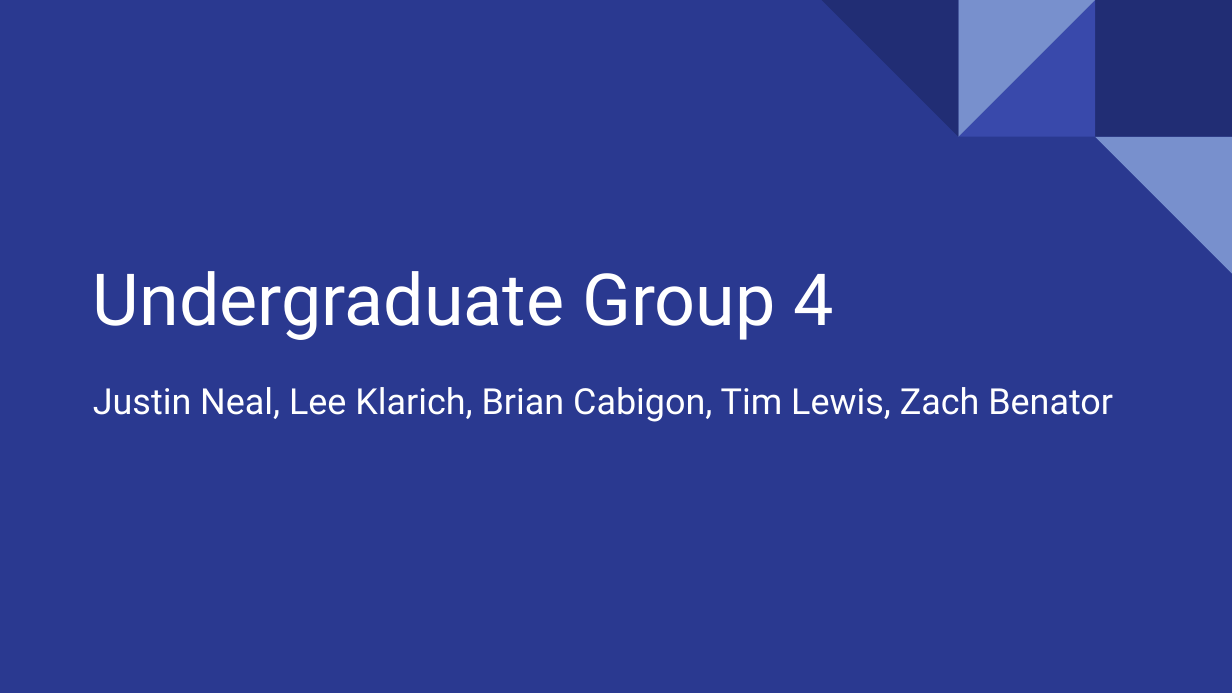
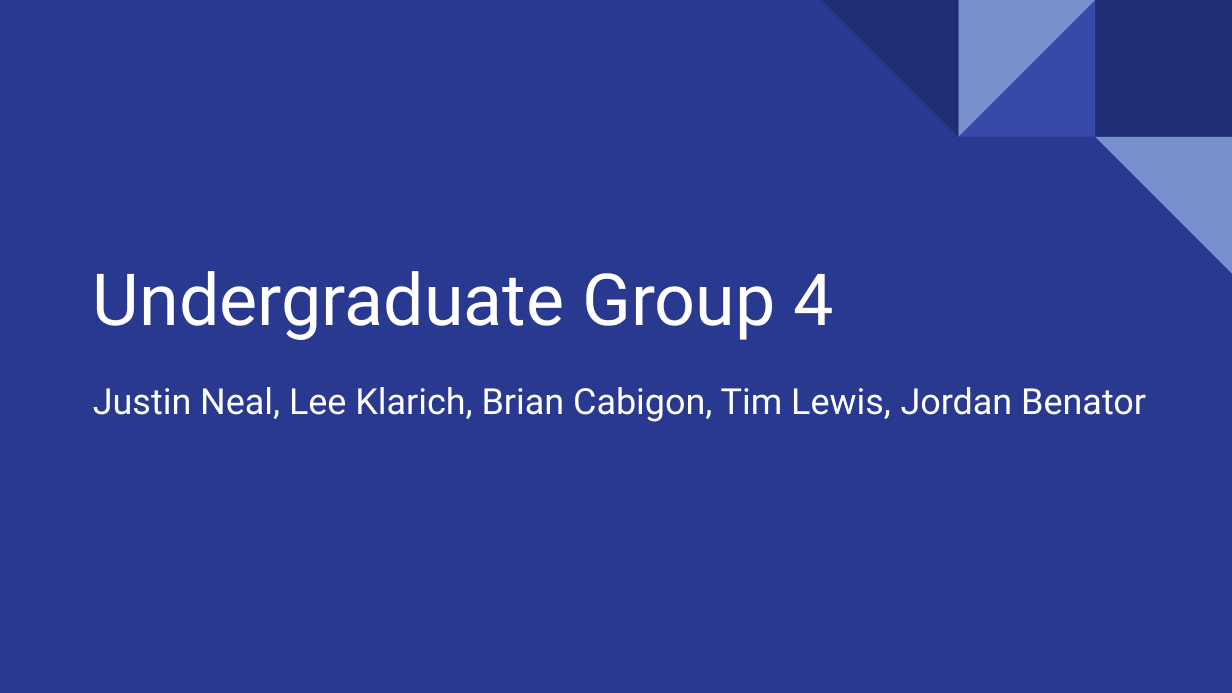
Before and after one commit to benator/Final-Project-U4, a slide deck: slide 1 of final_presentation.pptx. Drawn at 1232x693 pixels with LibreOffice and Linux fonts; fonts in the diff are those of the drawing. Boxes give left, top, right and bottom in pixels: in the first picture for what was removed or moved away, otherwise in the second. Text is boxed around its words. In the diff, an @@ line names an element or a change of style, - is before the commit and + after.

Commit message:
Updated readme and powerpoint to reflect team member's name change

```diff
--- a/final_presentation.pptx
+++ b/final_presentation.pptx
@@ subtitle at box(93, 387, 1146, 422): text changed @@
-Justin Neal, Lee Klarich, Brian Cabigon, Tim Lewis, Zach Benator
+Justin Neal, Lee Klarich, Brian Cabigon, Tim Lewis, Jordan Benator
```
Also in this commit, not shown: 2 other files.
